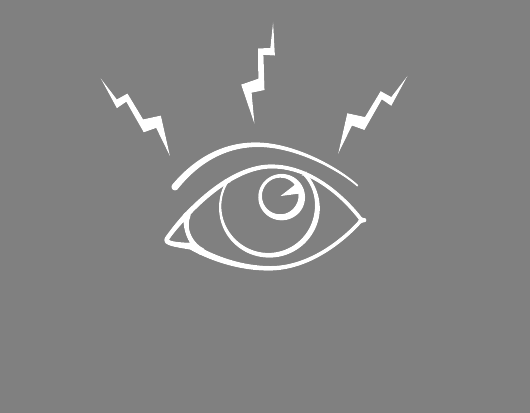
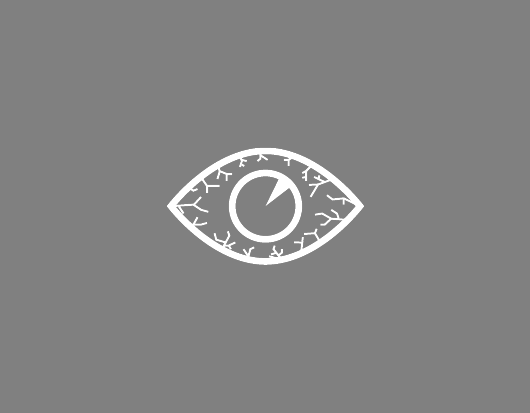
The second w=530, h=413 image is a revision of the first. Changes to its layers:
showed group "Group 2" (3 layers) over 166, 143, 367, 271
added layer "Layer 10" in group "Group 2" over 166, 147, 364, 265
hid "Layer 1" over 100, 22, 408, 271
